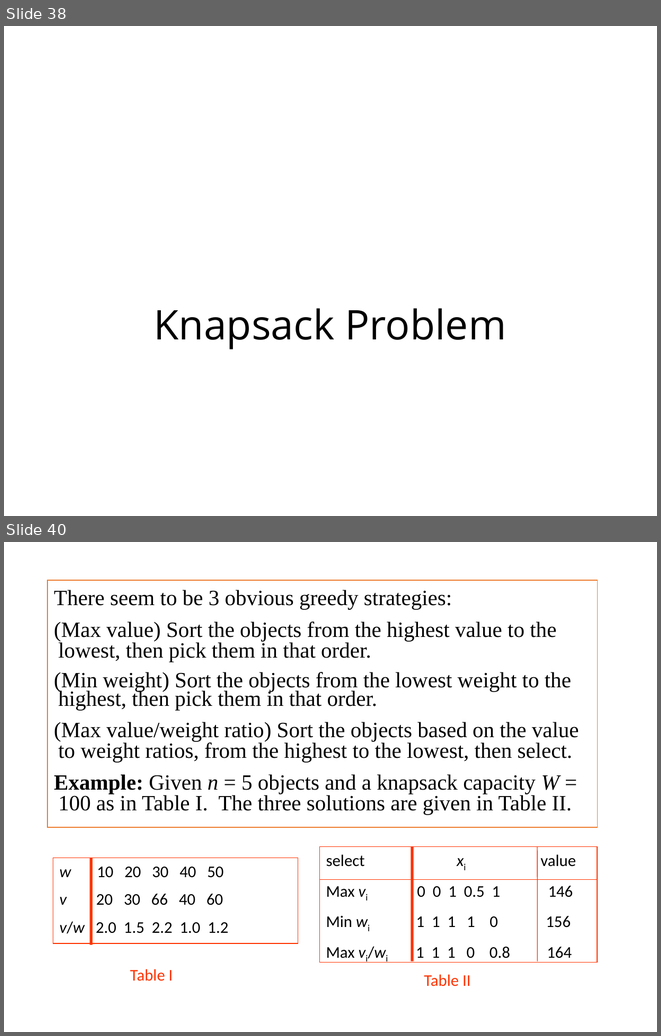
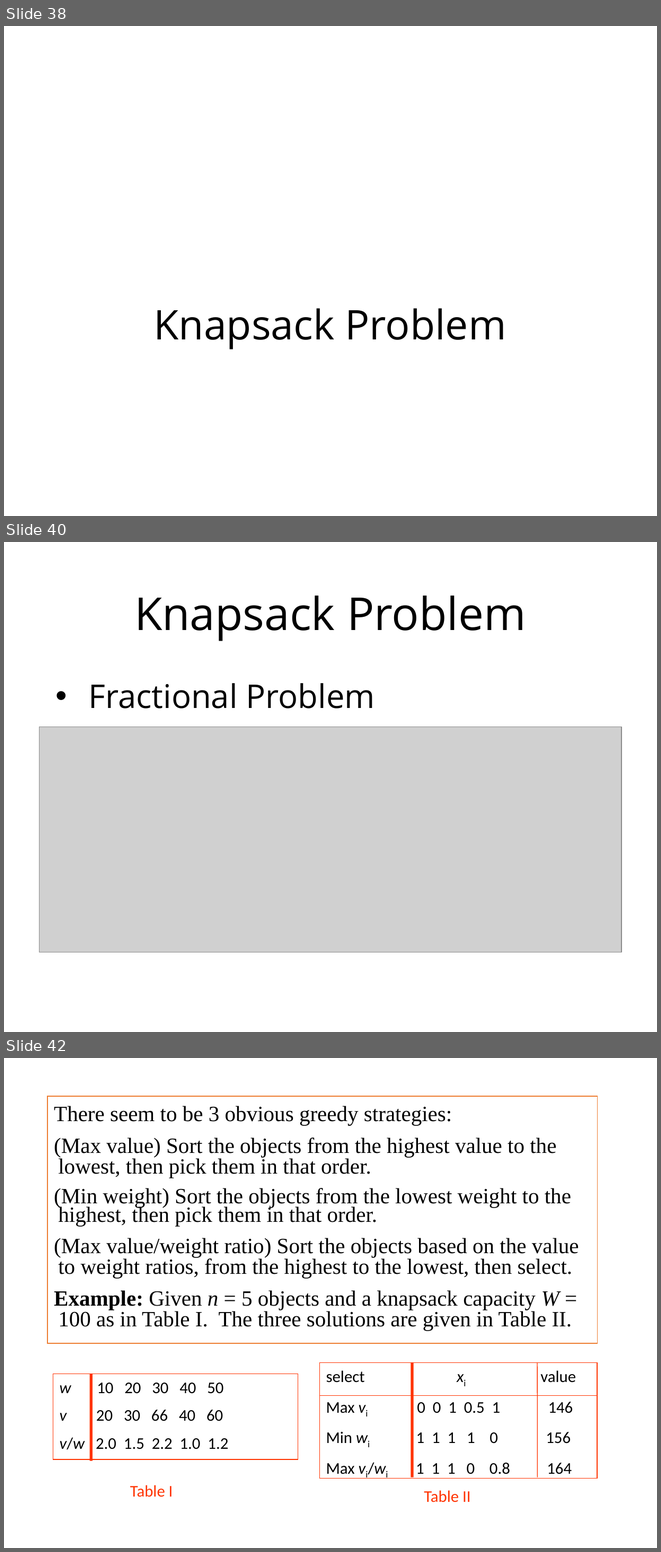
Before and after one commit to munif/paa-2, a slide deck: 161702/presentation/10 - Greedy Algorithm 2/10. Greedy Algorithm (2).pptx. Shown one above the other, each under a label of ours: slides 38 and 40 before the commit, slides 38, 40 and 42 after it; the slides between them are not shown. The pictures are 661x1036 and 661x1552 pixels, drawn with LibreOffice and Linux fonts; fonts in the diff are those of the drawing; grey boxes stand for pictures. Boxes give left, top, right and bottom in pixels: in the first picture for what was removed or moved away, otherwise in the second. Text is boxed around its words. In the diff, an @@ line names an element or a change of style, - is before the commit and + after.

Commit message:
Updating optimum storage and knapsack greedy problem

```diff
--- a/161702/presentation/10 - Greedy Algorithm 2/10. Greedy Algorithm (2).pptx
+++ b/161702/presentation/10 - Greedy Algorithm 2/10. Greedy Algorithm (2).pptx
@@ slide 40 added at (4, 542, 657, 1032), background #FFFFFF @@
@@ title added at (134, 596, 526, 641), 50 pt, text #000000 @@
+Knapsack Problem
@@ text added at (88, 683, 375, 708), 36 pt, text #000000 @@
+• Fractional Problem
@@ picture added at (40, 727, 621, 952) @@
@@ what was slide 40 is now slide 42 @@
```
Also in this commit, not shown: 2 slides changed, 3 other slides added, 3 other files.
